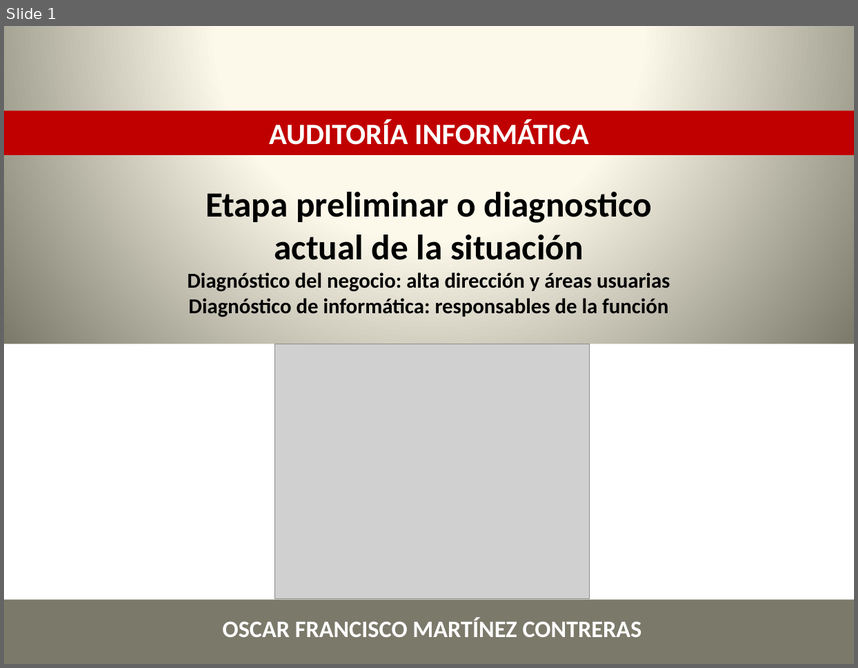
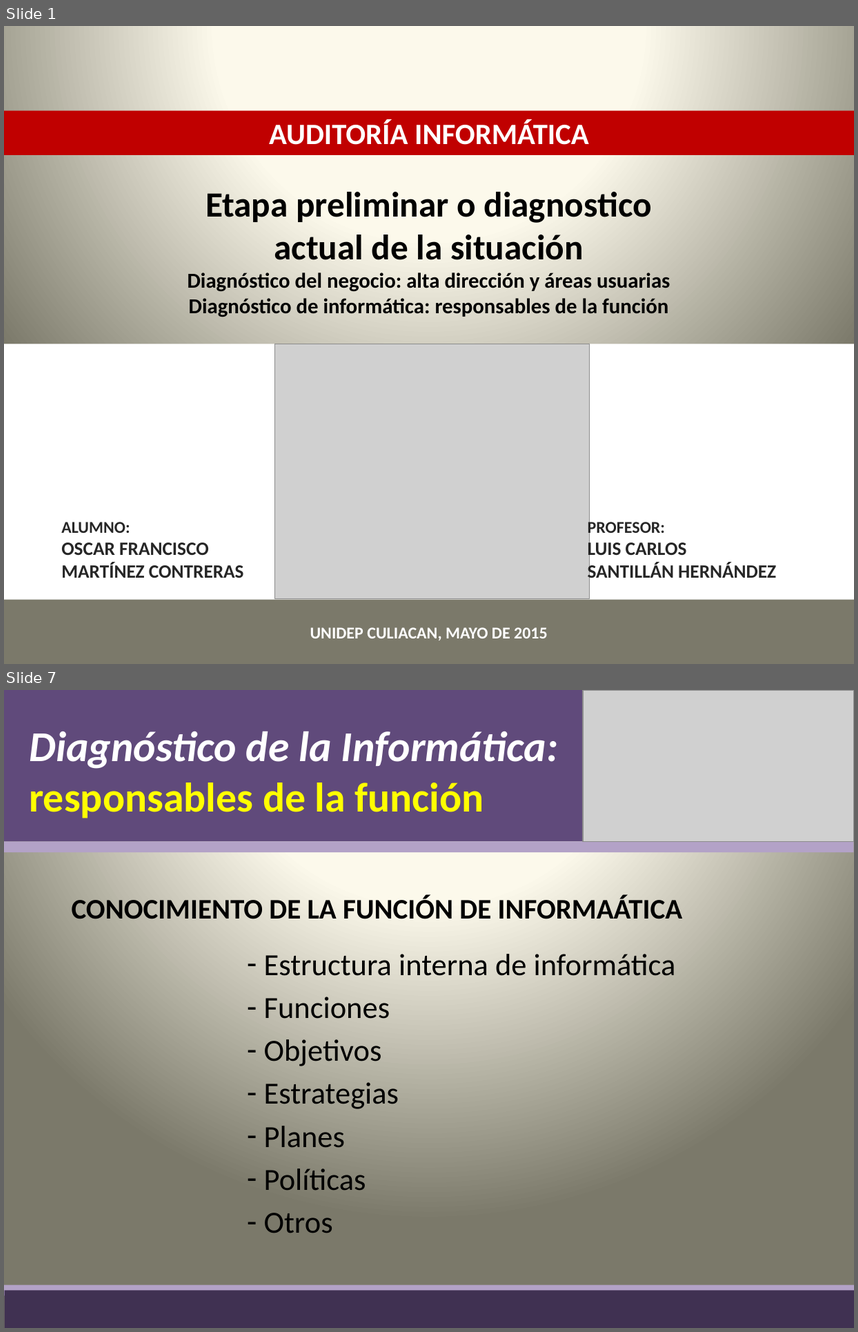
Before and after one commit to lc850/auditoria, a slide deck: OSCAR.pptx. Shown one above the other, each under a label of ours: slide 1 before the commit, slides 1 and 7 after it; the slides between them are not shown. The pictures are 858x668 and 858x1332 pixels, drawn with LibreOffice and Linux fonts; fonts in the diff are those of the drawing; grey boxes stand for pictures. Boxes give left, top, right and bottom in pixels: in the first picture for what was removed or moved away, otherwise in the second. Text is boxed around its words. In the diff, an @@ line names an element or a change of style, - is before the commit and + after.

Commit message:
Oscar

```diff
--- a/OSCAR.pptx
+++ b/OSCAR.pptx
@@ slide 7 added at (x1=4, y1=690, x2=854, y2=1328), background gradient #FEFCEE to #FDFAEA to #7B796B @@
@@ rectangle added at (x1=4, y1=690, x2=854, y2=841), fill #604A7B @@
@@ picture added at (x1=583, y1=690, x2=854, y2=841) @@
@@ text added at (x1=29, y1=731, x2=558, y2=818), 36 pt, text #FFFFFF, bold, italic @@
+Diagnóstico de la Informática:
+responsables de la función
@@ rectangle added at (x1=4, y1=841, x2=854, y2=852), fill #B3A2C7 @@
@@ text added at (x1=72, y1=895, x2=683, y2=919), 24.1 pt, text #000000, bold @@
+CONOCIMIENTO DE LA FUNCIÓN DE INFORMAÁTICA
@@ text added at (x1=264, y1=954, x2=676, y2=1232), 26 pt, text #000000 @@
+– Estructura interna de informática
+– Funciones
+– Objetivos
+– Estrategias
+– Planes
+– Políticas
+– Otros
@@ rectangle added at (x1=4, y1=1284, x2=854, y2=1295), fill #B3A2C7 @@
@@ rectangle added at (x1=4, y1=1290, x2=854, y2=1328), fill #403152 @@
@@ slide 1 changed as well @@
@@ text "ALUMNO:" moved from (x1=223, y1=617, x2=642, y2=637) to (x1=61, y1=521, x2=244, y2=577) @@
@@ text at (x1=61, y1=521, x2=130, y2=532): paragraph added @@
+ALUMNO:
@@ text added at (x1=588, y1=519, x2=776, y2=582), 16 pt, text #262626, bold @@
+PROFESOR:
+LUIS CARLOS
+SANTILLÁN HERNÁNDEZ
@@ text at (x1=61, y1=542, x2=244, y2=577): size 20 to 16 pt, text colour #FFFFFF to #262626 in "OSCAR FRANCISCO MARTÍNEZ CONTRERAS"; alignment centre to left @@
@@ text added at (x1=310, y1=627, x2=548, y2=640), 14 pt, text #FFFFFF, bold @@
+UNIDEP CULIACAN, MAYO DE 2015
```
Also in this commit, not shown: 8 other slides added.
